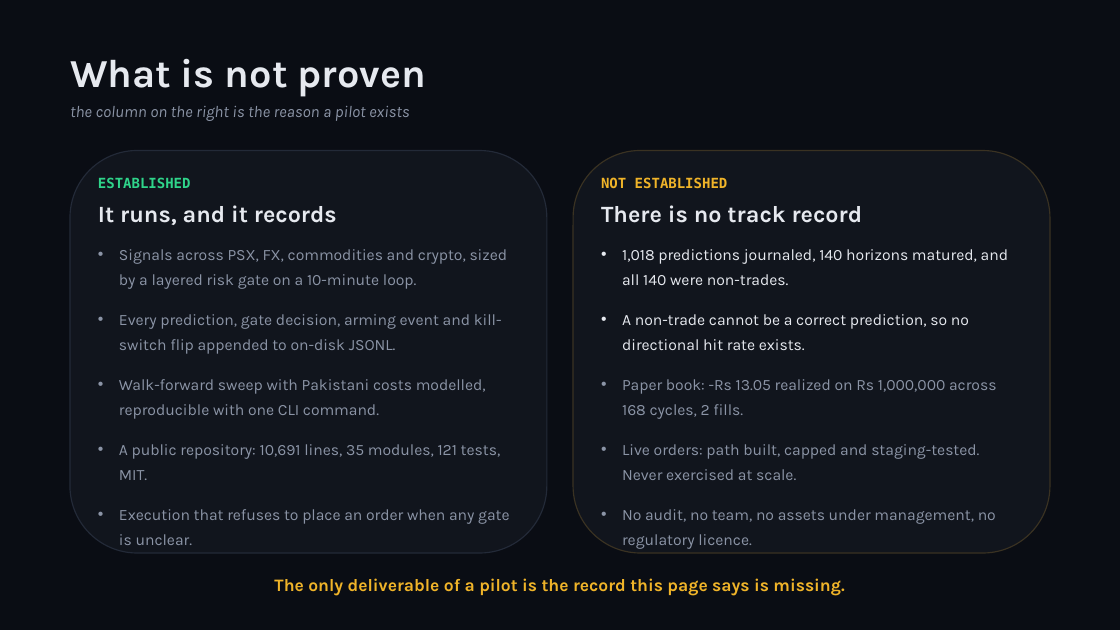
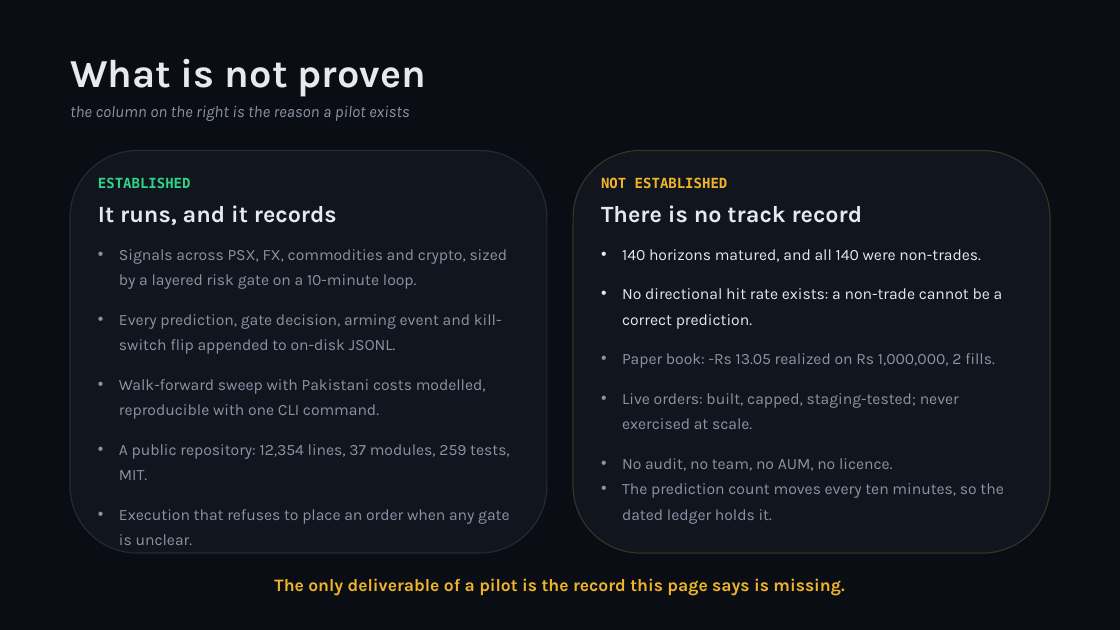
Before and after one commit to zhaider5142009-oss/kairos, a slide deck: slide 6 of docs/investors/KAIROS_Investor_Deck.pptx. Drawn at 1120x630 pixels with LibreOffice and Linux fonts; fonts in the diff are those of the drawing. Boxes give left, top, right and bottom in pixels: in the first picture for what was removed or moved away, otherwise in the second. Text is boxed around its words. In the diff, an @@ line names an element or a change of style, - is before the commit and + after.

Commit message:
The investor deck that actually gets emailed was outside the figure guard
kit_stats rewrites markdown and HTML, and tests/test_kit_figures.py checks
exactly those files. The PowerPoint in the same directory — the copy attached to
the release and forwarded to a stranger — was never read by either, and it had
gone further stale than the prose beside it: an old line count, an old module
count, the same old test total in two places, an old journaled count, an old
cycle count, and a version stamp two releases behind, under a footer claiming the
figures were verified against the repository on the day they were built.

The deck is read as text now. A .pptx is a zip of XML and its <a:t> runs flatten
into the vocabulary the rules already match, so the same checks run over it
before it can ship. The first version of that check missed three sites because
the stamp table only recognised "Version N.N.N" and "dated <date>"; a slide writes
"KAIROS vN.N.N" and "verified against the repository on <date>", and a checker
that knows one spelling reports a stale value as absent rather than wrong — the
same failure as not knowing the word "passing". Read-only on purpose: editing run
boundaries inside a binary is how a deck gets corrupted, so the test names the
value to rebuild with instead of quietly fixing it.

Guarding it cost the deck two numbers. The journal grows every ten minutes, and a
file nobody re-runs on that clock must not print a count it cannot keep current,
so the slides now carry figures stable inside a release and point at the dated
ledger for predictions journaled and autopilot cycles. Recorded as standing rule 7.

Deck rebuilt from the refreshed DECK.md: 12,354 lines, 37 modules, 259 tests,
140 matured horizons, v2.6.1, verified 2026-10-21.

```diff
--- a/docs/investors/KAIROS_Investor_Deck.pptx
+++ b/docs/investors/KAIROS_Investor_Deck.pptx
@@ text at <box>622,249,1003,524</box>: text changed @@
-• 1,018 predictions journaled, 140 horizons matured, and all 140 were non-trades.
-• A non-trade cannot be a correct prediction, so no directional hit rate exists.
-• Paper book: -Rs 13.05 realized on Rs 1,000,000 across 168 cycles, 2 fills.
-• Live orders: path built, capped and staging-tested. Never exercised at scale.
-• No audit, no team, no assets under management, no regulatory licence.
+• 140 horizons matured, and all 140 were non-trades.
+• No directional hit rate exists: a non-trade cannot be a correct prediction.
+• Paper book: -Rs 13.05 realized on Rs 1,000,000, 2 fills.
+• Live orders: built, capped, staging-tested; never exercised at scale.
+• No audit, no team, no AUM, no licence.
+• The prediction count moves every ten minutes, so the dated ledger holds it.
@@ text at <box>119,444,510,480</box>: text changed @@
-• A public repository: 10,691 lines, 35 modules, 121 tests, MIT.
+• A public repository: 12,354 lines, 37 modules, 259 tests, MIT.
```
Also in this commit, not shown: 5 other slides changed, 10 other files.
